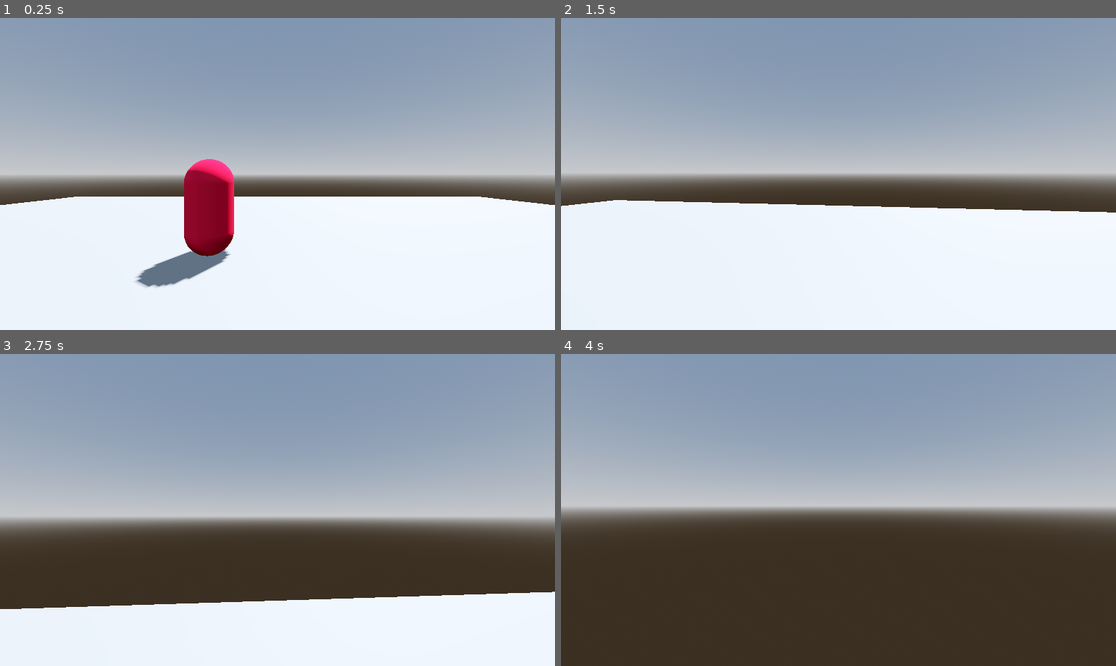
Above: before the commit, frames 1-4 (two rows, left to right).
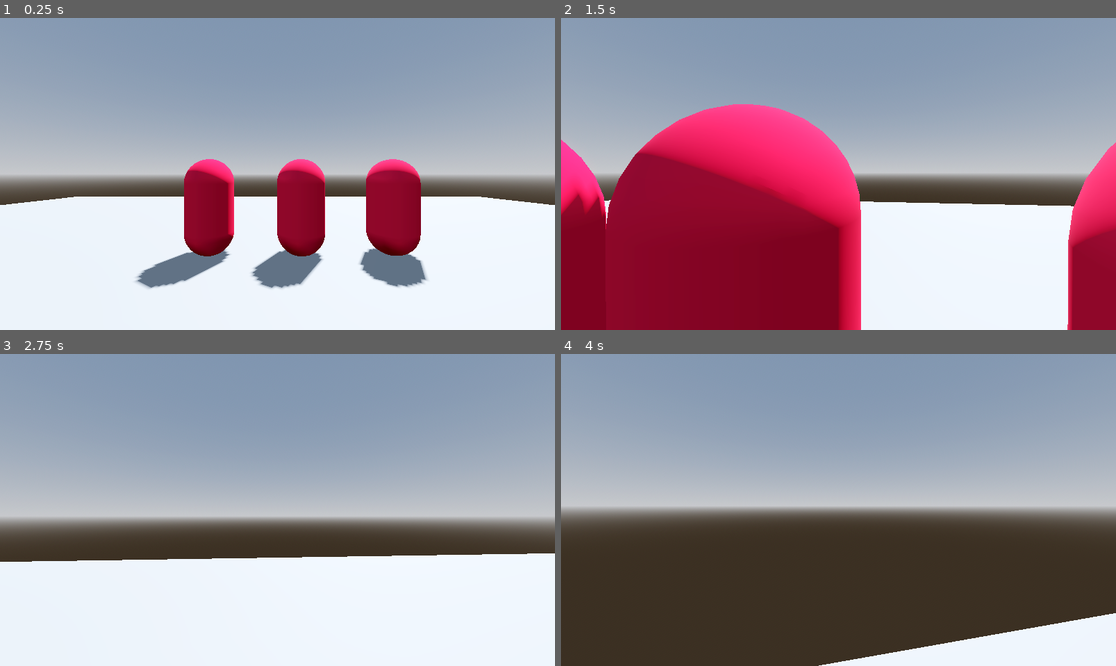
Above: after the commit, the same moments.

Repository: Mendi03/push_mechanic
Game: Godot game, scene res://world.tscn
The game is run twice, just before and just after one commit, with the same random seed, the same clock (stepped at 60 frames per second) and the same inputs.
Inputs (mouse positions are in pixels of both pictures, inside the frame that each line leads up to):
- Up to frame 1 (0.25 s): no input
- Up to frame 2 (1.5 s): tap Enter (ui_accept) at 0.5, 0.77 s; move the mouse to (866, 174) at 0.52 s; hold W (forward) from 0.53 s (still down); click (866, 174) at 0.6 s; move the mouse to (810, 174) at 1.27 s; click (810, 174) at 1.35 s
- Up to frame 3 (2.75 s): keep holding W (forward); tap Enter (ui_accept) at 1.52 s; move the mouse to (288, 503) at 2.02 s; click (288, 503) at 2.1 s
- Up to frame 4 (4 s): keep holding W (forward); move the mouse to (832, 516) at 2.77 s; click (832, 516) at 2.85 s; tap Enter (ui_accept) at 3.02, 3.77 s; move the mouse to (877, 513) at 3.52 s; click (877, 513) at 3.6 s

The runs differ from the first frame. In frame 1, 7.3% of the frame differs, in the area x 26-78%, y 45-87%; in frame 2, 39%, in the area x 0-100%, y 27-100%; in frame 3, 14%; in frame 4, 4.6%.

Commit message:
completed push mechanic

Diff:
--- a/Npc/enemy.gd
+++ b/Npc/enemy.gd
@@ -3,12 +3,19 @@
 @onready var nav_agent = $NavigationAgent3D
 
 const SPEED = 1.0
+const PUSH_FORCE = 6.0
+
+func _ready():
+	# Make sure to not await during _ready.
+	call_deferred("move_towards_player")
 
 func _physics_process(_delta):
 	move_towards_player()
 
 func move_towards_player():
 	var current_loc = global_position
+
+	await get_tree().physics_frame
 	var next_loc = nav_agent.get_next_path_position()
 	var new_velocity = (next_loc - current_loc).normalized() * SPEED
 
@@ -21,6 +28,12 @@
 
 #func set_og_location(spawn_point):
 	#og_location = spawn_point
+func get_pushed(target_loc):
+	var current_loc = global_position
+	var player_loc = target_loc
+	var new_velocity2 = (current_loc - player_loc).normalized() * PUSH_FORCE
+
+	velocity = new_velocity2
 
 func get_location():
 	return global_position
--- a/Player/Player.gd
+++ b/Player/Player.gd
@@ -1,13 +1,7 @@
 extends CharacterBody3D
-
-@onready var player = $"."
-
-var enemies = []
-var can_push = false
 
 const SPEED = 5.0
 const JUMP_VELOCITY = 4.5
-const PUSH_FORCE = 10.0
 
 # Get the gravity from the project settings to be synced with RigidBody nodes.
 var gravity = ProjectSettings.get_setting("physics/3d/default_gravity")
@@ -15,10 +9,6 @@
 @onready var mouse_sensitivity = 0.15 / (get_viewport().get_visible_rect().size.x/1152.0)
 @onready var cam = $Camera3D
 
-
-# test stuff:
-
-var enemy
 
 func _ready():
 	Input.mouse_mode = Input.MOUSE_MODE_CAPTURED
@@ -43,11 +33,6 @@
 		velocity.x = move_toward(velocity.x, 0, SPEED)
 		velocity.z = move_toward(velocity.z, 0, SPEED)
 
-	# Code for pushing away npcs
-	if Input.is_action_just_pressed("push"):
-		if can_push:
-			push()
-
 	move_and_slide()
 
 
@@ -57,47 +42,12 @@
 		cam.rotation_degrees.x += event.relative.y * -mouse_sensitivity
 		cam.rotation_degrees.x = clamp(cam.rotation_degrees.x, -90, 90)
 
-
-
 func _on_area_3d_body_entered(body):
-	print(body)
 	print("colliding")
-	enemies.append(body)
-	enemy = body
 	if body.is_in_group("enemy"):
-		can_push = true
-		if Input.is_action_just_pressed("push"):
-			print("Go away!!!")
- # Replace with function body.
-
+		body.add_to_group("pushable")
 
 func _on_area_3d_body_exited(body):
-	print(body)
 	print("Not colliding")
 	if body.is_in_group("enemy"):
-		can_push = false
-	 # Replace with function body.
-
-func push():
-	print(enemy.velocity)
-
-	# commenting out the rest except the following line works!!!!
-	#enemy.velocity *= -PUSH_FORCE
-
-	var player_loc = global_position
-	var enemy_loc = enemy.global_position
-
-	var new_velocity = (enemy_loc - player_loc).normalized() * PUSH_FORCE
-	enemy.velocity = new_velocity
-
-	#print(len(enemies))
-	#for i in enemies:
-		##if i == len(enemies):
-			##return
-		##elif i < len(enemies):
-		#var enemy_loc = enemies[i].global_position
-		#var new_velocity = (enemy_loc - player_loc).normalized() * PUSH_FORCE
-		##enemy.velocity = velocity.move_toward(new_velocity, 0.25)
-		#enemies[i].velocity = new_velocity
-	#
-	print("Go away!!!")
+		body.remove_from_group("pushable")
--- a/world.gd
+++ b/world.gd
@@ -5,3 +5,7 @@
 # Called every frame. 'delta' is the elapsed time since the previous frame.
 func _physics_process(_delta):
 	get_tree().call_group("enemy", "update_target_loc", player.global_position)
+
+	if Input.is_action_just_pressed("push"):
+		get_tree().call_group("pushable", "get_pushed",  player.global_position)
+		print("Go away!!!")
--- a/world.tscn
+++ b/world.tscn
@@ -52,3 +52,9 @@
 
 [node name="enemy" parent="." instance=ExtResource("3_fc2n7")]
 transform = Transform3D(1, 0, 0, 0, 1, 0, 0, 0, 1, -1.48525, 0, -4.47605)
+
+[node name="enemy2" parent="." instance=ExtResource("3_fc2n7")]
+transform = Transform3D(1, 0, 0, 0, 1, 0, 0, 0, 1, 0.51475, 0, -4.47605)
+
+[node name="enemy3" parent="." instance=ExtResource("3_fc2n7")]
+transform = Transform3D(1, 0, 0, 0, 1, 0, 0, 0, 1, 2.51475, 0, -4.47605)
